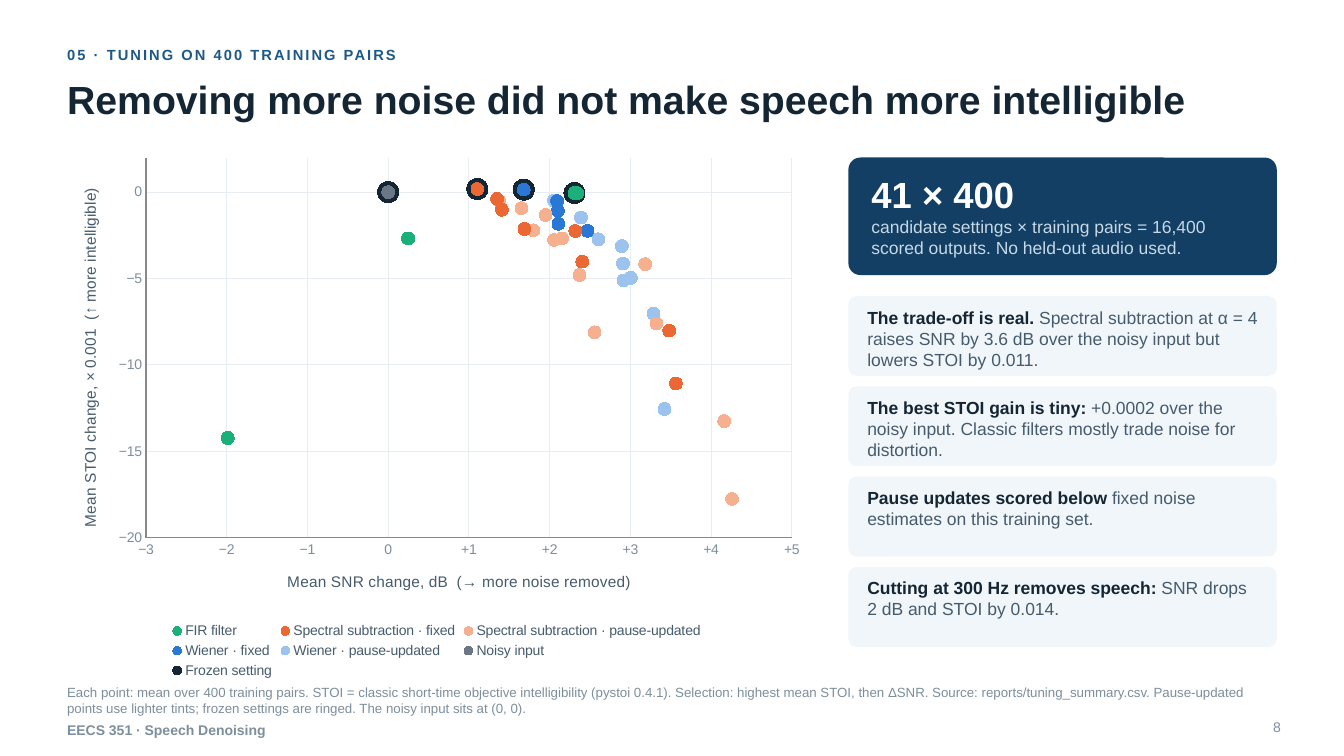
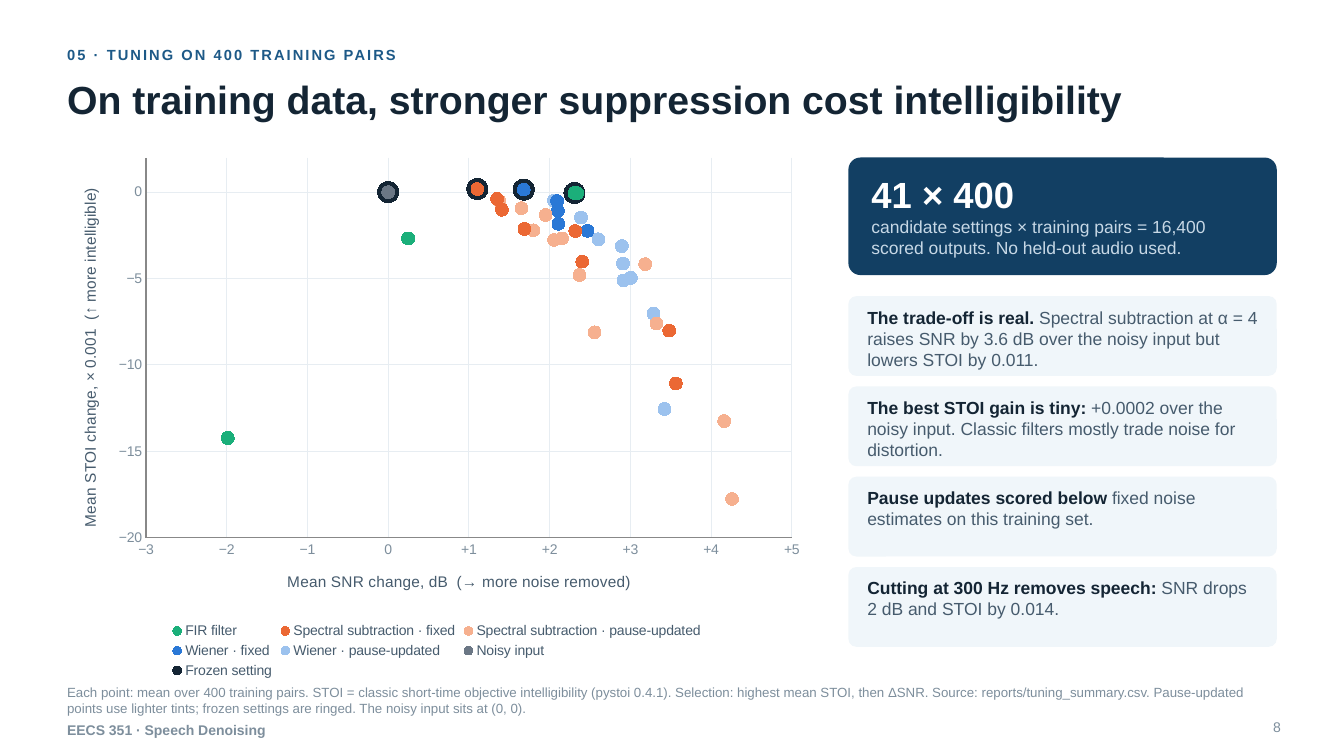
Before and after one commit to eecs351-speech-denoising-team/eecs351-speech-denoising-website, a slide deck: slide 8 of reports/project_presentation.pptx. Drawn at 1344x756 pixels with LibreOffice and Linux fonts; fonts in the diff are those of the drawing. Boxes give left, top, right and bottom in pixels: in the first picture for what was removed or moved away, otherwise in the second. Text is boxed around its words. In the diff, an @@ line names an element or a change of style, - is before the commit and + after.

```diff
--- a/reports/project_presentation.pptx
+++ b/reports/project_presentation.pptx
@@ title at (67,85,1122,122): text changed @@
-Removing more noise did not make speech more intelligible
+On training data, stronger suppression cost intelligibility
```
Also in this commit, not shown: 3 other slides changed, 3 slides added, 1 slide removed, 5 other files.
